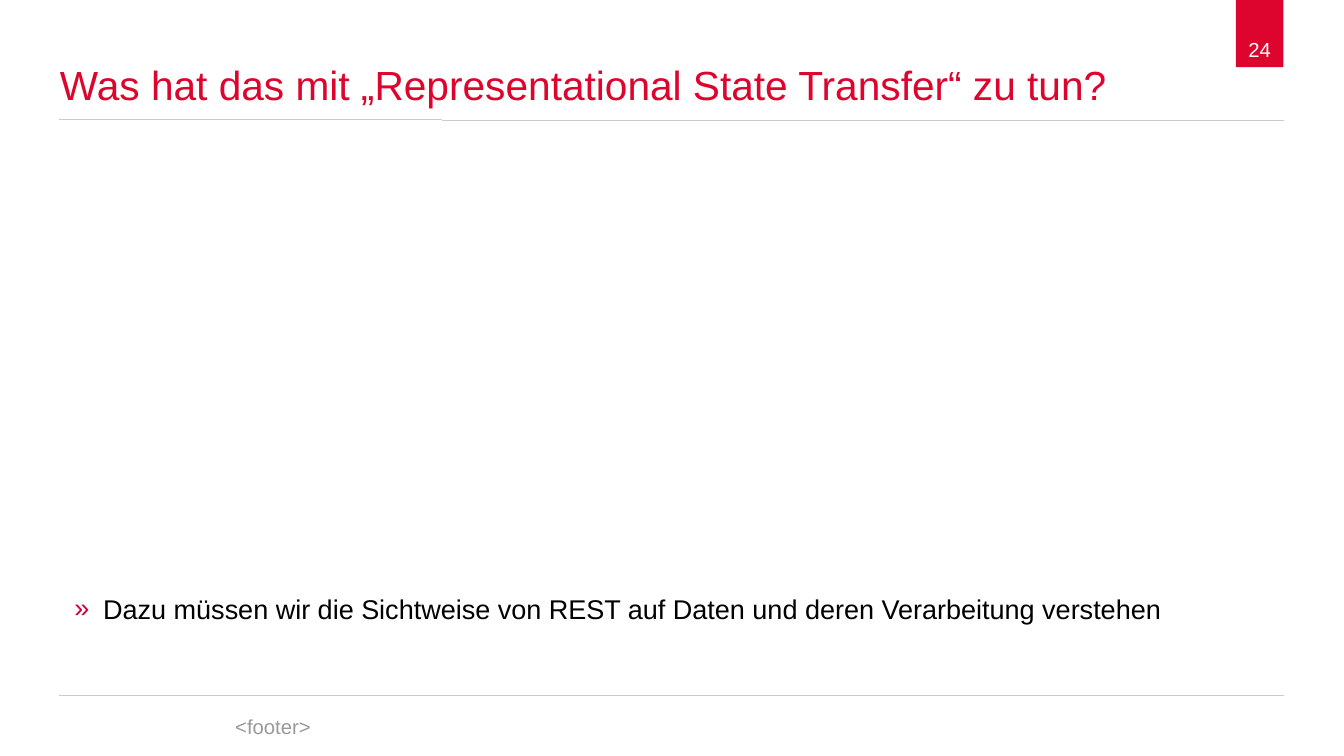
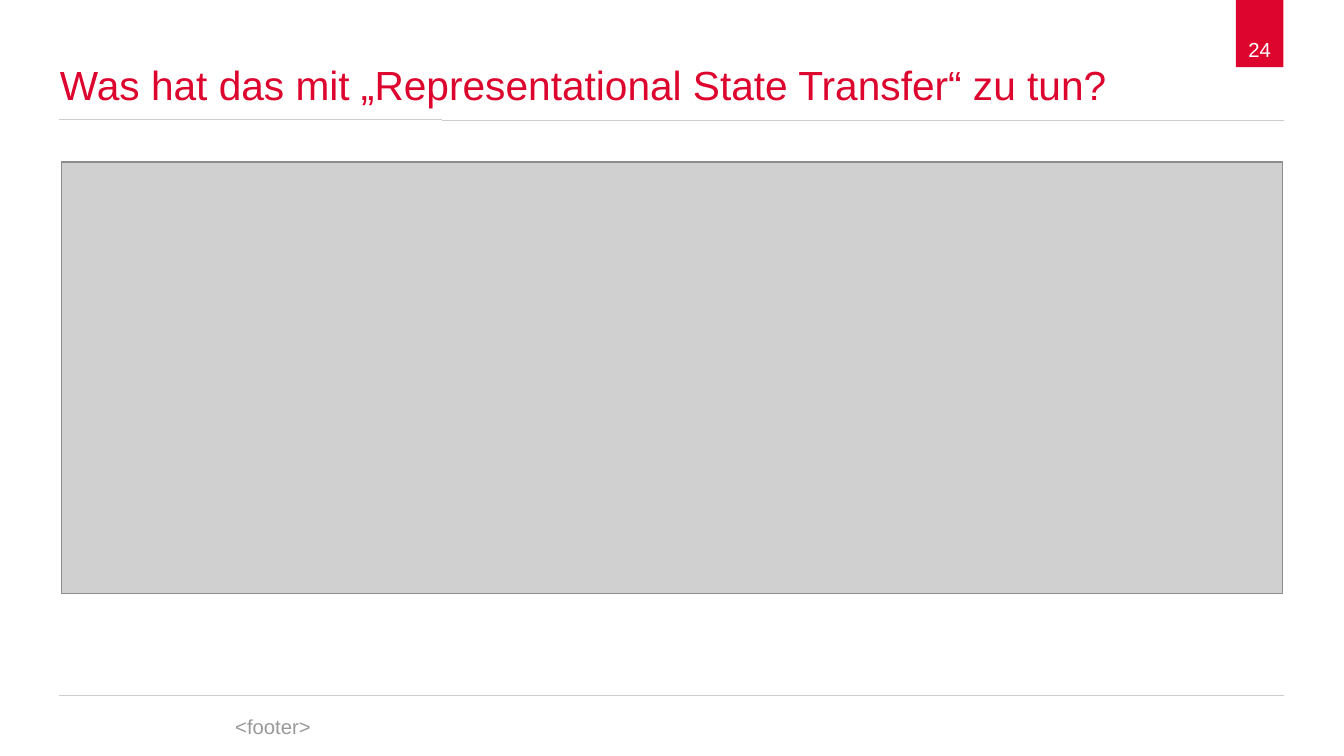
Before and after one commit to spaceone/presentations, a slide deck: slide 24 of representational-state-transfer/representational-state-transfer.odp. Drawn at 1344x756 pixels with LibreOffice and Linux fonts; fonts in the diff are those of the drawing; grey boxes stand for pictures; background and template pictures are left out. Boxes give left, top, right and bottom in pixels: in the first picture for what was removed or moved away, otherwise in the second. Text is boxed around its words. In the diff, an @@ line names an element or a change of style, - is before the commit and + after.

Commit message:
Push current state

```diff
--- a/representational-state-transfer/representational-state-transfer.odp
+++ b/representational-state-transfer/representational-state-transfer.odp
@@ picture added at (62, 162, 1283, 594) @@
@@ text removed at (103, 599, 1161, 624) @@
-» Dazu müssen wir die Sichtweise von REST auf Daten und deren Verarbeitung verstehen
```
Also in this commit, not shown: 9 other slides changed, 5 slides added, 9 slides removed, 3 other files.
